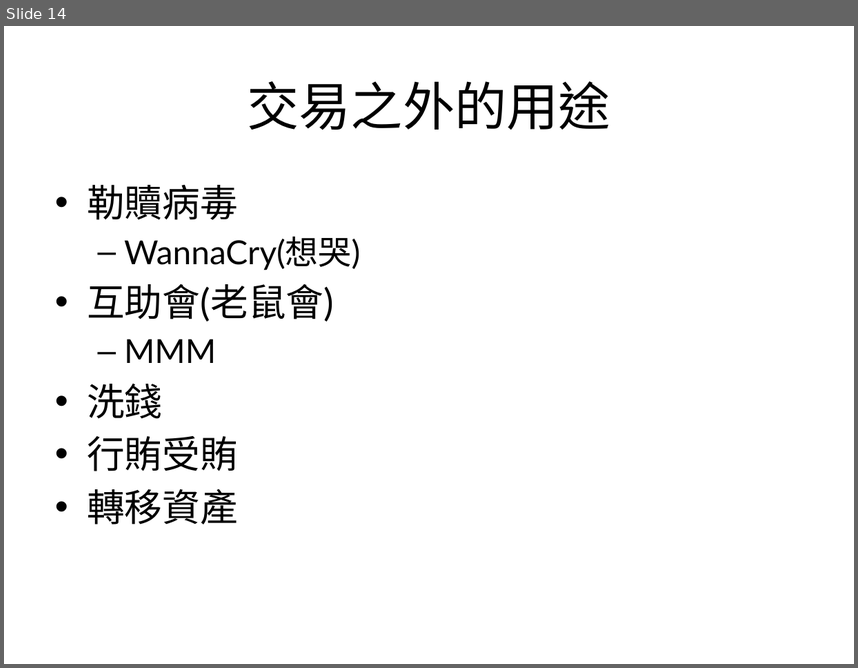
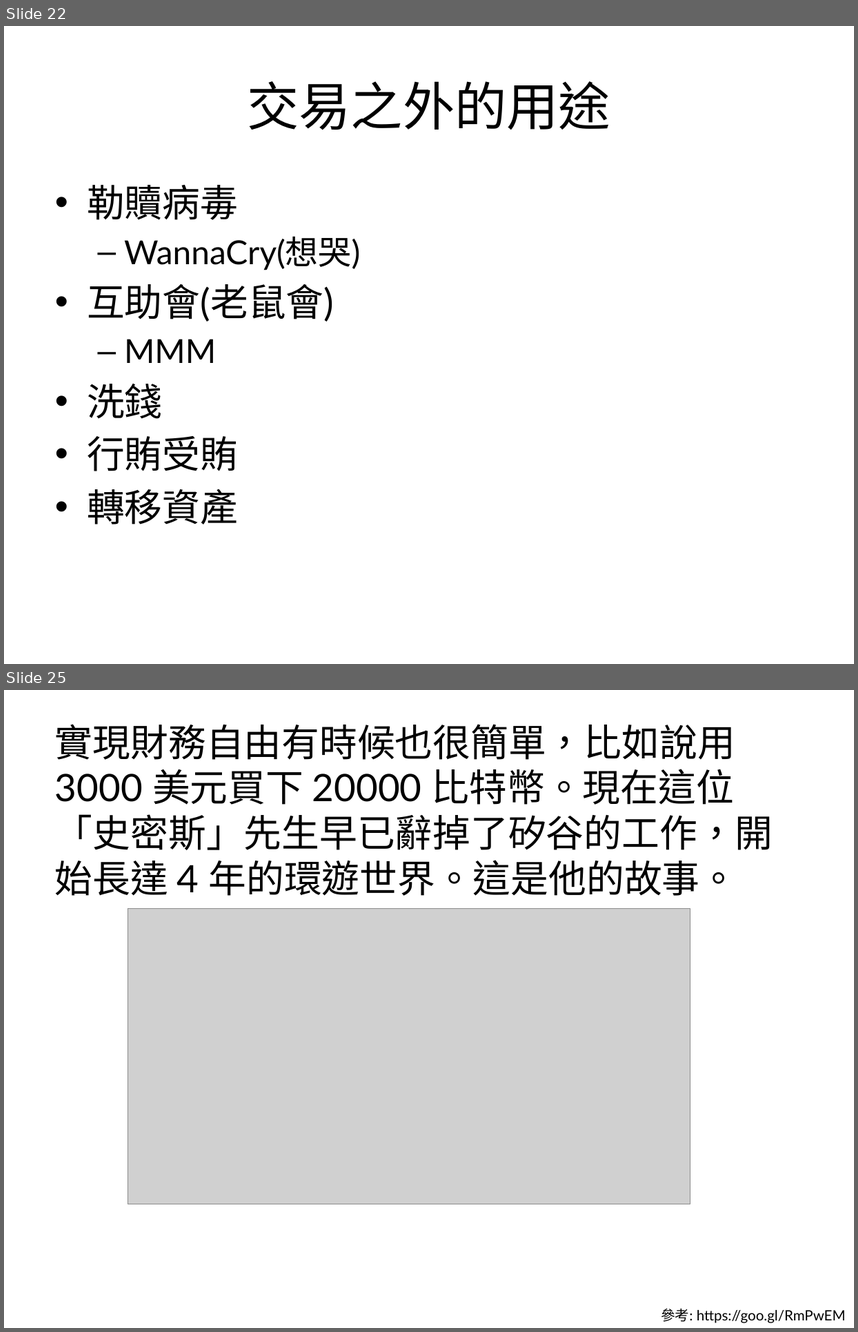
Before and after one commit to bailantaotao/bitcoin-speech, a slide deck: bitcoin.pptx. Shown one above the other, each under a label of ours: slide 14 before the commit, slides 22 and 25 after it; the slides between them are not shown. The pictures are 858x668 and 858x1332 pixels, drawn with LibreOffice and Linux fonts; fonts in the diff are those of the drawing; grey boxes stand for pictures. Boxes give left, top, right and bottom in pixels: in the first picture for what was removed or moved away, otherwise in the second. Text is boxed around its words. In the diff, an @@ line names an element or a change of style, - is before the commit and + after.

```diff
--- a/bitcoin.pptx
+++ b/bitcoin.pptx
@@ slide 25 added at (4, 690, 854, 1328), background #FFFFFF @@
@@ text added at (55, 724, 773, 896), 32 pt, text #000000 @@
+實現財務自由有時候也很簡單，比如說用 3000 美元買下 20000 比特幣。現在這位「史密斯」先生早已辭掉了矽谷的工作，開始長達 4 年的環遊世界。這是他的故事。
@@ picture added at (128, 909, 690, 1203) @@
@@ text added at (661, 1308, 846, 1323), 12 pt, text #000000 @@
+參考: https://goo.gl/RmPwEM
@@ what was slide 14 is now slide 22 @@
```
Also in this commit, not shown: 4 slides changed, 13 other slides added, 4 slides removed.
